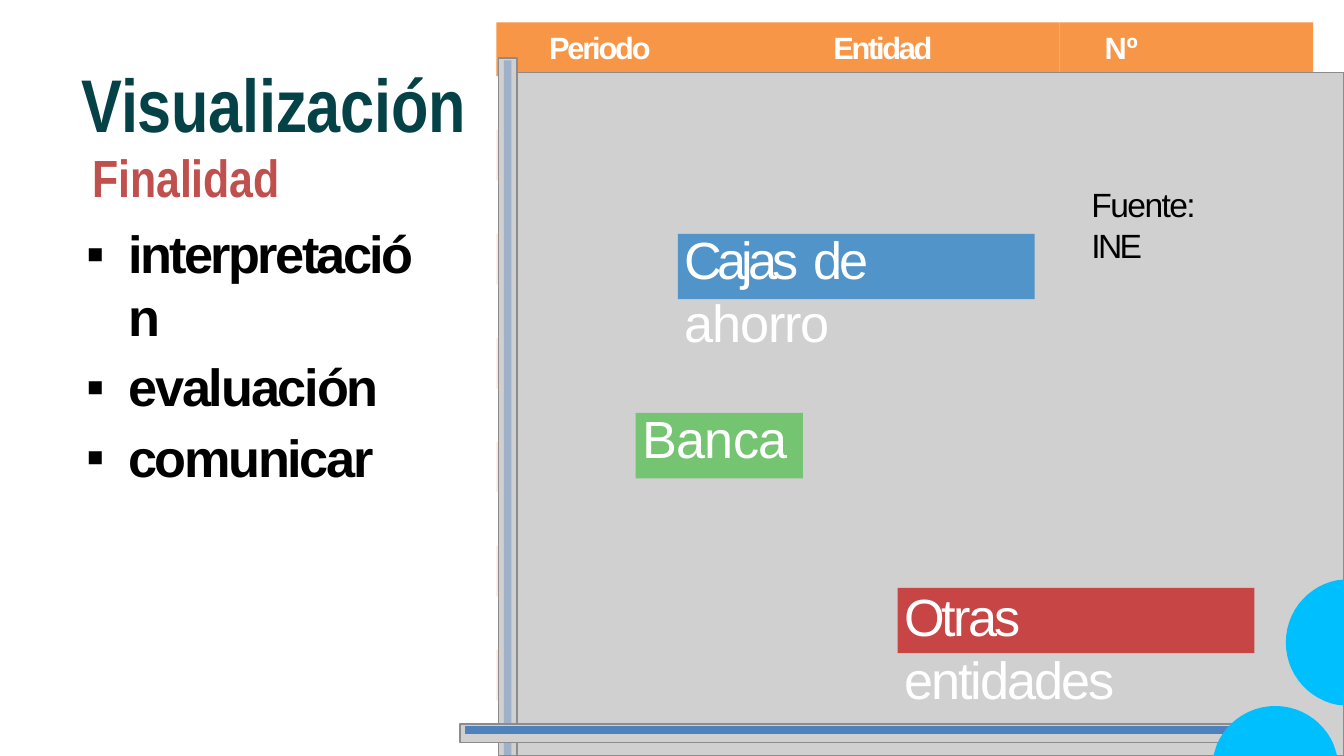
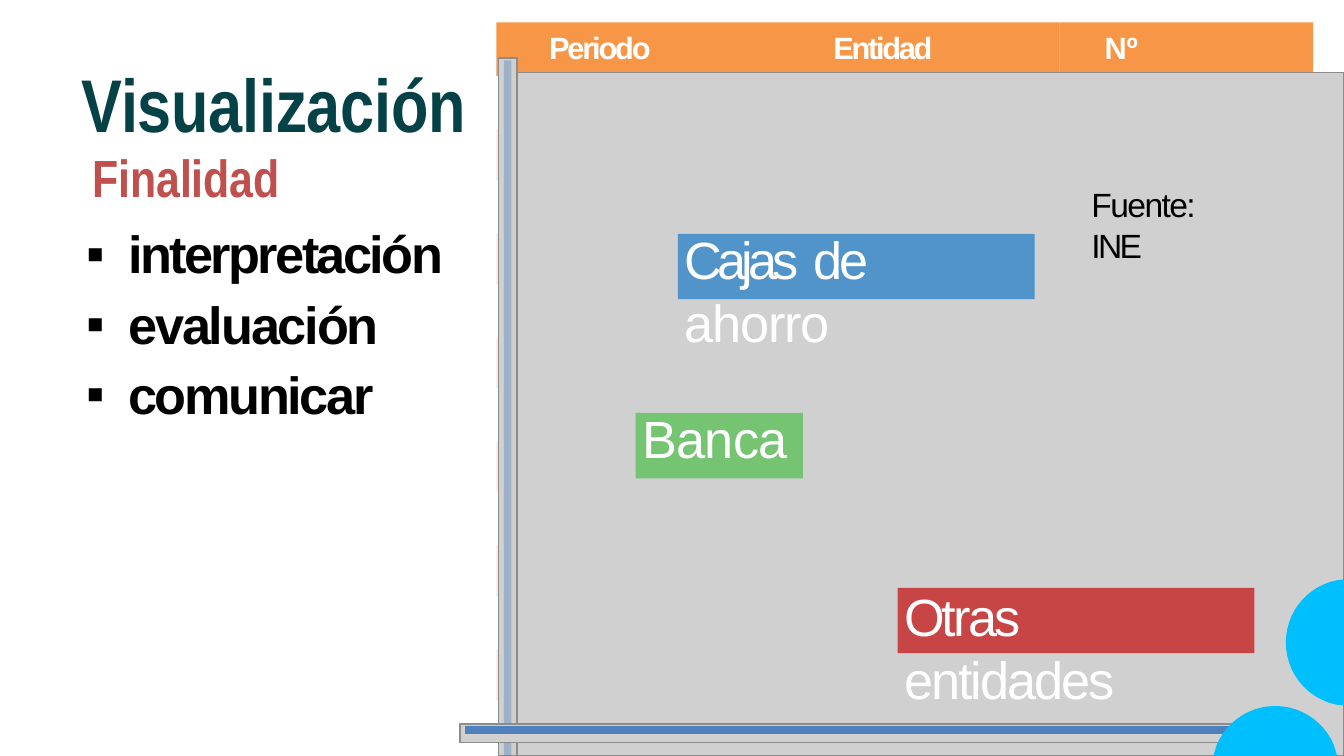
Before and after one commit to CodeWithJuancho/CE_IABD_BIU_SPS, a slide deck: slide 93 of SPS/UT1 - Fundamentos y Arquitectura de Big Data/UT1_1/UT1_1 - Fundamentos de Big Data.pptx (slide 104 before the commit). Drawn at 1344x756 pixels with LibreOffice and Linux fonts; fonts in the diff are those of the drawing; grey boxes stand for pictures. Boxes give left, top, right and bottom in pixels: in the first picture for what was removed or moved away, otherwise in the second. Text is boxed around its words. In the diff, an @@ line names an element or a change of style, - is before the commit and + after.

```diff
--- a/SPS/UT1 - Fundamentos y Arquitectura de Big Data/UT1_1/UT1_1 - Fundamentos de Big Data.pptx
+++ b/SPS/UT1 - Fundamentos y Arquitectura de Big Data/UT1_1/UT1_1 - Fundamentos de Big Data.pptx
@@ text "interpretación" rewrapped from (128, 367, 379, 478) to (128, 234, 443, 415) @@
```
Also in this commit, not shown: 5 other slides changed, 7 slides added, 16 slides removed, 3 other files.
